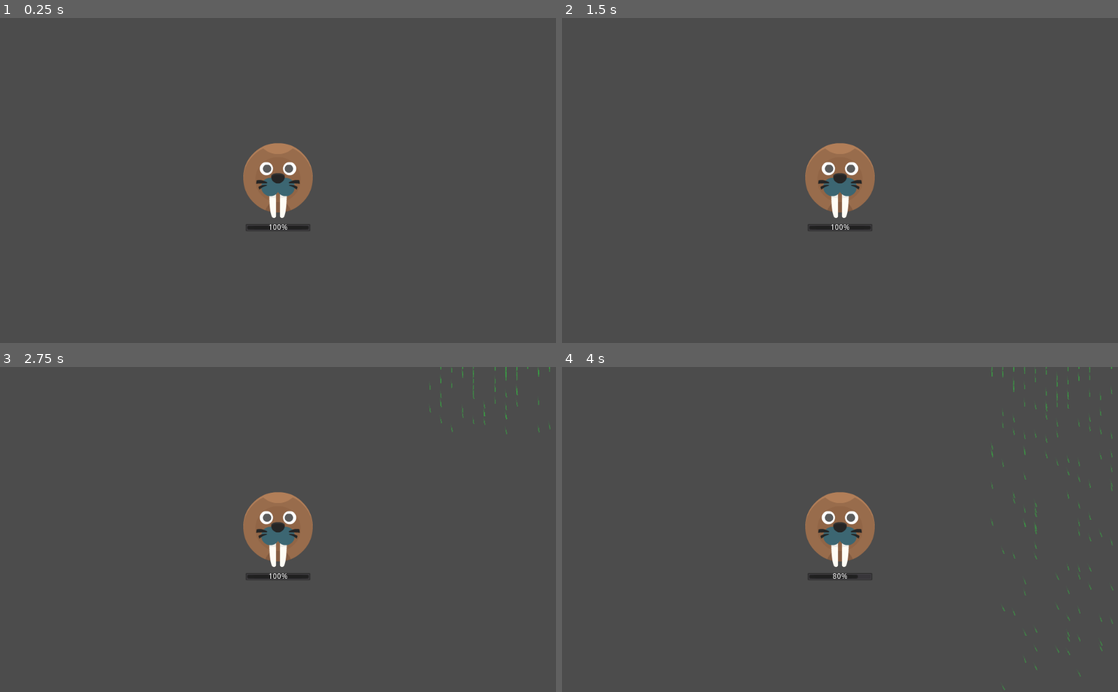
Above: before the commit, frames 1-4 (two rows, left to right).
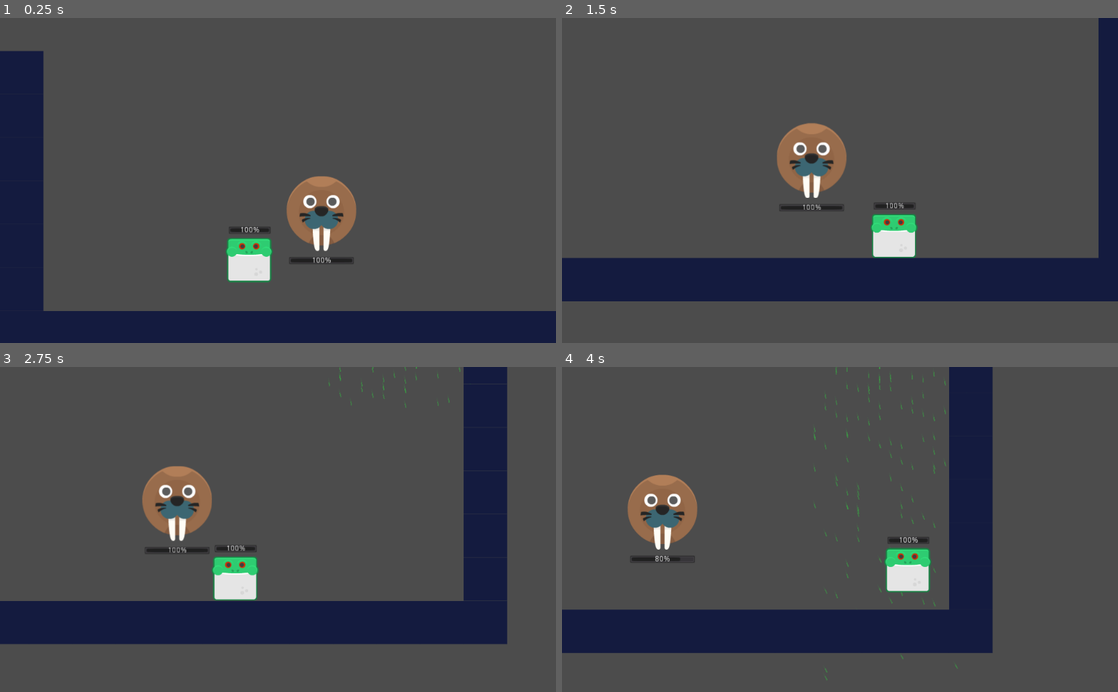
Above: after the commit, the same moments.

Repository: mapedorr/Llubiateria
Game: Godot game, scene res://Game.tscn
Same seed, same stepped clock (60 frames per second), same inputs: the game is played once before the commit and once after it.
Inputs:
- Up to frame 1 (0.25 s): no input
- Up to frame 2 (1.5 s): hold D (move_right) from 0.53 s (still down); tap W (jump) at 0.77 s
- Up to frame 3 (2.75 s): tap W (jump) at 1.52 s; release D (move_right) at 2.03 s; hold A (move_left) from 2.03 s (still down)
- Up to frame 4 (4 s): release A (move_left) at 2.78 s; hold D (move_right) from 2.78 s (still down); tap W (jump) at 3.02, 3.77 s

The runs differ from the first frame. In frame 1, 21% of the frame differs, in the area x 0-100%, y 10-100%; in frame 2, 21%; in frame 3, 24%, in the area x 0-99%, y 0-86%; in frame 4, 23%.

Commit message:
vida y barra de pc, area de lluvia reconoce cuerpos y los lastima

Diff:
--- a/Characters/PC/PC.gd
+++ b/Characters/PC/PC.gd
@@ -1,7 +1,13 @@
 extends Actor
+
+var health = 100
+
+func _ready():
+	Events.connect("damage_inflicted", self, "damage_character")
 
 func _physics_process(delta):
 	var is_jump_interrupted = Input.is_action_just_released("jump") and _velocity.y < 0.0
+	$Health.value = health
 	var direction: = get_direction()
 	_velocity = calculate_move_velocity(
 		_velocity,
@@ -31,3 +37,9 @@
 	if is_jump_interrupted:
 		new_velocity.y = 0.0
 	return new_velocity
+
+func damage_character():
+	if health != 0:
+		health -= 10
+	else:
+		print('ya estoy muerto, que dolor')
--- a/Characters/PC/PC.tscn
+++ b/Characters/PC/PC.tscn
@@ -29,3 +29,11 @@
 smoothing_speed = 2.0
 drag_margin_left = 0.0
 drag_margin_right = 0.0
+
+[node name="Health" type="ProgressBar" parent="."]
+anchor_left = 0.5
+anchor_right = 0.5
+margin_left = -38.2081
+margin_top = -102.942
+margin_right = 39.7919
+margin_bottom = -88.942
--- a/Game.tscn
+++ b/Game.tscn
@@ -1,8 +1,31 @@
-[gd_scene load_steps=4 format=2]
+[gd_scene load_steps=8 format=2]
 
 [ext_resource path="res://Game.gd" type="Script" id=1]
 [ext_resource path="res://Characters/Enfermita/Enfermita.tscn" type="PackedScene" id=2]
 [ext_resource path="res://RainArea.tscn" type="PackedScene" id=3]
+[ext_resource path="res://Levels/Assets/tileset.png" type="Texture" id=4]
+[ext_resource path="res://Characters/PC/PC.tscn" type="PackedScene" id=5]
+
+[sub_resource type="ConvexPolygonShape2D" id=1]
+points = PoolVector2Array( 0, 0, 80, 0, 80, 80, 0, 80 )
+
+[sub_resource type="TileSet" id=2]
+0/name = "tileset.png 0"
+0/texture = ExtResource( 4 )
+0/tex_offset = Vector2( 0, 0 )
+0/modulate = Color( 1, 1, 1, 1 )
+0/region = Rect2( 0, 0, 80, 80 )
+0/tile_mode = 0
+0/occluder_offset = Vector2( 0, 0 )
+0/navigation_offset = Vector2( 0, 0 )
+0/shapes = [ {
+"autotile_coord": Vector2( 0, 0 ),
+"one_way": false,
+"one_way_margin": 1.0,
+"shape": SubResource( 1 ),
+"shape_transform": Transform2D( 1, 0, 0, 1, 0, 0 )
+} ]
+0/z_index = 0
 
 [node name="Game" type="Node2D"]
 script = ExtResource( 1 )
@@ -18,3 +41,14 @@
 position = Vector2( 771.514, -5.47171 )
 rain_cooldown = 2
 rain_duration = 3
+
+[node name="TileMap" type="TileMap" parent="."]
+tile_set = SubResource( 2 )
+cell_size = Vector2( 80, 80 )
+collision_layer = 4
+collision_mask = 0
+format = 1
+tile_data = PoolIntArray( 65535, 0, 0, 13, 0, 0, 131071, 0, 0, 65549, 0, 0, 196607, 0, 0, 131085, 0, 0, 262143, 0, 0, 196621, 0, 0, 327679, 0, 0, 262157, 0, 0, 393215, 0, 0, 327693, 0, 0, 458751, 0, 0, 393216, 0, 0, 393217, 0, 0, 393218, 0, 0, 393219, 0, 0, 393220, 0, 0, 393221, 0, 0, 393222, 0, 0, 393223, 0, 0, 393224, 0, 0, 393225, 0, 0, 393226, 0, 0, 393227, 0, 0, 393228, 0, 0, 393229, 0, 0 )
+
+[node name="PC" parent="TileMap" instance=ExtResource( 5 )]
+position = Vector2( 378.867, 326.905 )
--- a/RainArea.gd
+++ b/RainArea.gd
@@ -4,6 +4,7 @@
 export var rain_duration = 3
 
 var is_raining = false
+var can_hurt = false
 
 var rc
 var rd
@@ -16,13 +17,14 @@
 	else:
 		$Lluvia.set_emitting(true)
 	Events.connect("time_ticked", self, "_on_time_ticked")
+	$KinematicBody2D.connect("body_entered", self, "on_body_entered")
+	$KinematicBody2D.connect("body_exited", self, "on_body_exited")
 
 func _on_time_ticked():
 	if is_raining:
 		rd -= 1
 		if rd == 0:
 			stop_rain()
-			print ('dejo de llover')
 
 		rain_damage()
 
@@ -32,14 +34,11 @@
 			print ('Va a llover')
 		if rc == 0:
 			start_rain()
-			print ('se vino el agua')
 
 func start_rain():
 	rc = rain_cooldown
 	$Lluvia.set_emitting(true)
 	is_raining = true
-
-
 
 func stop_rain():
 	rd = rain_duration
@@ -47,5 +46,12 @@
 	is_raining = false
 
 func rain_damage():
-	Events.emit_signal("damage_inflicted")
-	print ('te dano perro')
+	if can_hurt:
+		Events.emit_signal("damage_inflicted")
+
+func on_body_entered(body):
+	if is_raining:
+		can_hurt = true
+
+func on_body_exited(body):
+	can_hurt = false
--- a/RainArea.tscn
+++ b/RainArea.tscn
@@ -4,7 +4,7 @@
 [ext_resource path="res://Rain.png" type="Texture" id=2]
 
 [sub_resource type="RectangleShape2D" id=1]
-extents = Vector2( 153.566, 219.639 )
+extents = Vector2( 153.566, 301.584 )
 
 [node name="RainArea" type="Node2D"]
 script = ExtResource( 1 )
@@ -13,10 +13,11 @@
 }
 rain_duration = 8
 
-[node name="StaticBody2D" type="StaticBody2D" parent="."]
+[node name="KinematicBody2D" type="Area2D" parent="."]
+position = Vector2( 150, 300 )
+collision_layer = 4
 
-[node name="CollisionShape2D" type="CollisionShape2D" parent="StaticBody2D"]
-visible = false
+[node name="CollisionShape2D" type="CollisionShape2D" parent="KinematicBody2D"]
 shape = SubResource( 1 )
 
 [node name="Lluvia" type="CPUParticles2D" parent="."]
